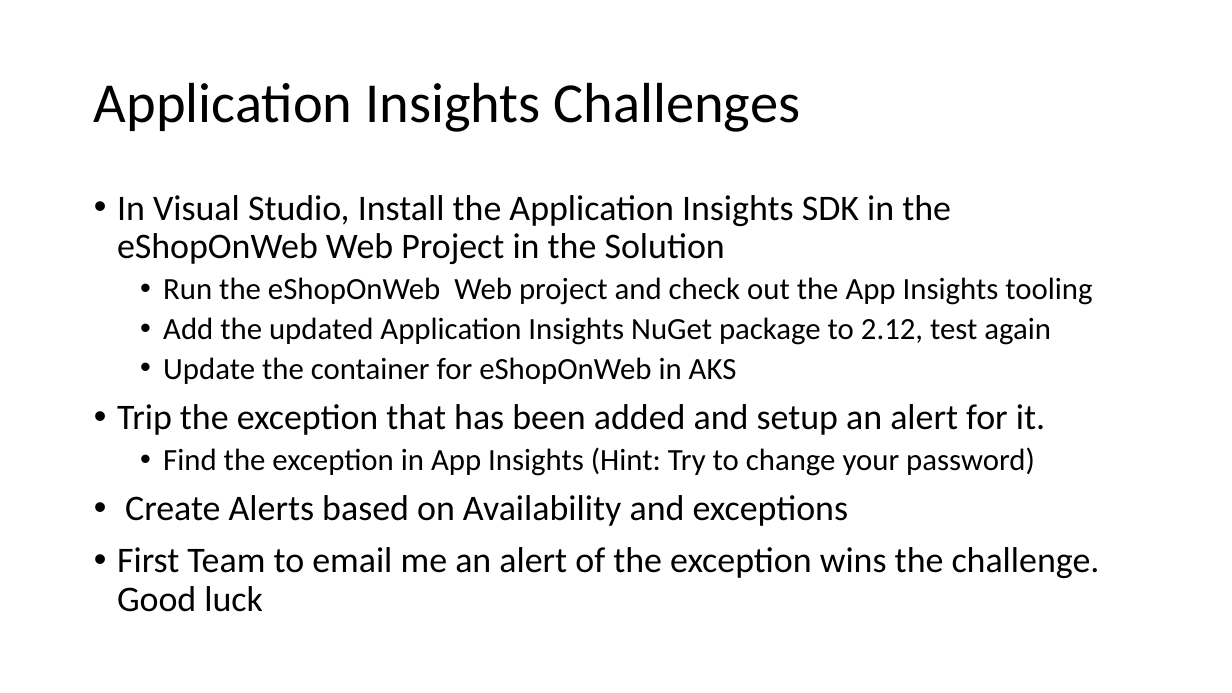
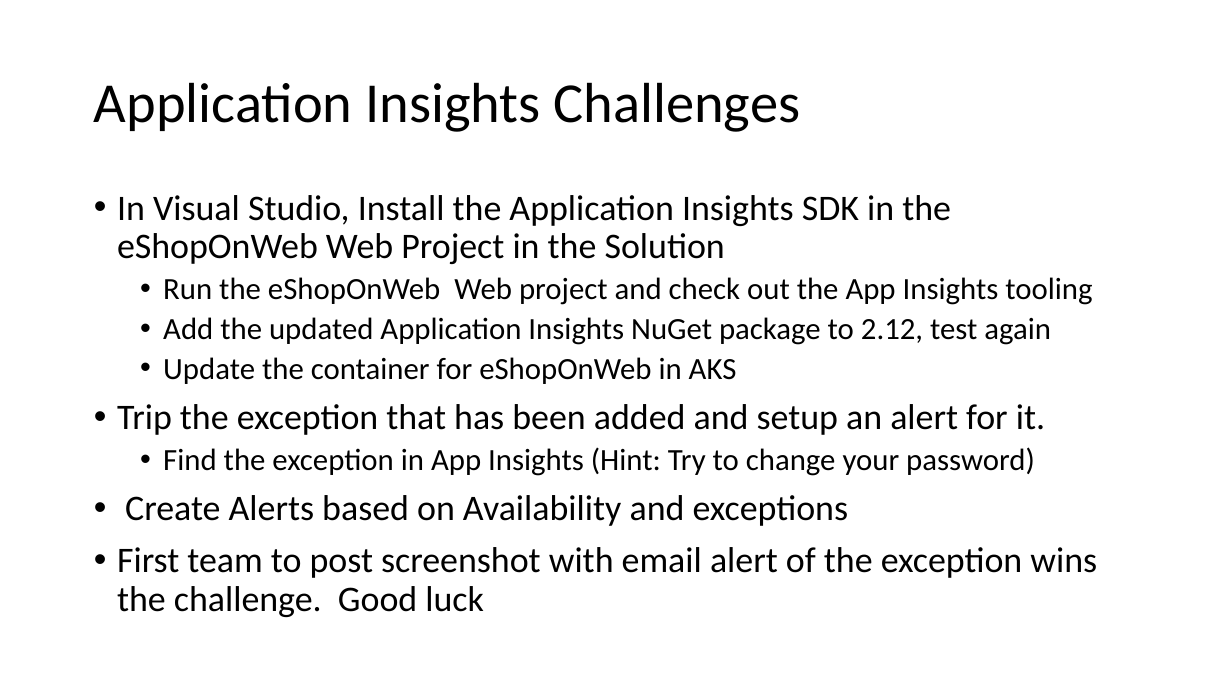
Before and after one commit to msghaleb/AzureMonitorHackathon, a slide deck: slide 8 of Student/Guides/Challenges.pptx. Drawn at 1232x693 pixels with LibreOffice and Linux fonts; fonts in the diff are those of the drawing. Boxes give left, top, right and bottom in pixels: in the first picture for what was removed or moved away, otherwise in the second. Text is boxed around its words. In the diff, an @@ line names an element or a change of style, - is before the commit and + after.

Commit message:
Added request for screenshots in challenges

```diff
--- a/Student/Guides/Challenges.pptx
+++ b/Student/Guides/Challenges.pptx
@@ text at (117, 547, 1097, 617): text changed @@
-• First Team to email me an alert of the exception wins the challenge. Good luck
+• First team to post screenshot with email alert of the exception wins the challenge. Good luck
```
Also in this commit, not shown: 5 other slides changed.
